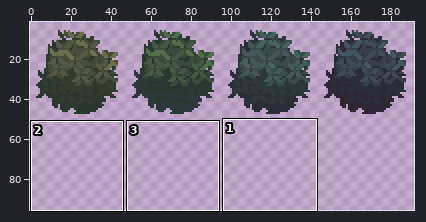
One commit to this pixel-art file: assets/03_backgrounds/bushes.aseprite. The first picture is a wide view before the edit; the outline marks the close-up.
Close-up. Before:
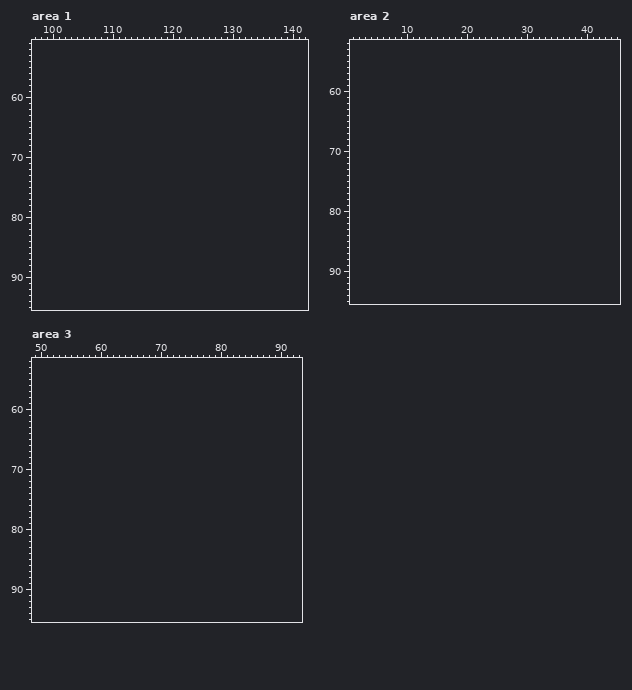
192x48 pixels, 1 frame. Colours within 5 levels of each other are drawn and written as one. Shown: area 1: x 97..142, y 51..95; area 2: x 1..45, y 52..95; area 3: x 49..93, y 52..95. The old version is drawn lined up with the new one, on the new canvas. The wide view leaves out empty margins. The commit also changed other parts of the picture, which this record leaves out.
New version:
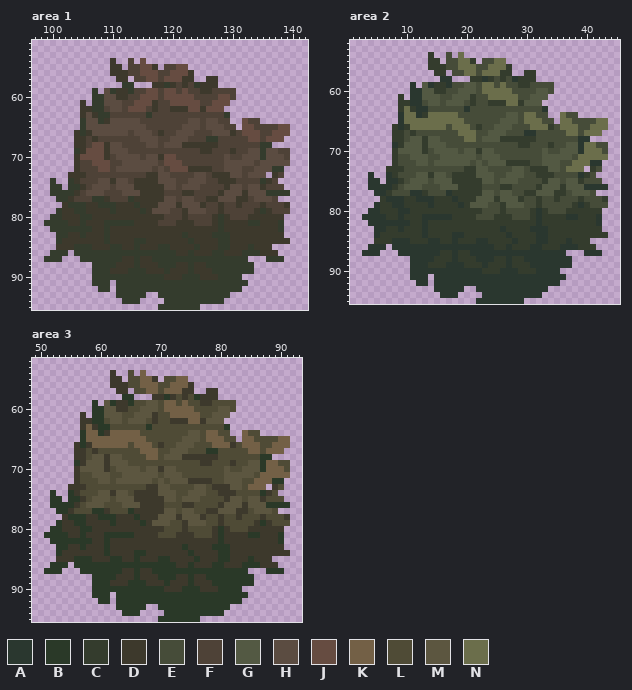
Palette (. is transparent): A #2a372f  B #2a3928  C #343c2d  D #3d392c  E #464c39  F #4e4237  G #535943  H #5b4c41  J #664c41  K #736046  L #4f4b36  M #5c5640  N #6b6e4b
Change:
canvas 192x48 -> 192x96
Changed rows in their new state; - is an unchanged pixel.
Area 1:
first column x 99:
54 -----------D--F-J------------------------
55 -----------DD-FFJJD-FFJJ-----------------
56 -----------DDDFFJJJFFJJJD----------------
57 ------------DD-FFJJFJJJDD--DD------------
58 -------------CC---DDCDFDFCDDD------------
59 --------C-HCDDCFFJJFJJFJFFDDFFFF---------
60 --------CCHHDDFFJJJFJJJJJFFFFJJF---------
61 ------D-CCHHHFFJJJDFFJJJJJFFJJJ----------
62 ------DDCCFHHFJJJFDFFDDDJJDJJJ-----------
63 ------DHDCCFFFFFFCFFFFFFFFFFFFC----------
64 ------CHHCDHHHHHFFFFFFFFHHFHHFF--JFF-----
65 ------CHHHHHHHHHHFFFFFFHHHFHHHFF-JJFFFFJJ
66 -----DCDHHHHHHFHHHFDFFHHHFFFHHHDFJJJFFJJJ
67 -----DDFDFFFFFFFHHHFFHHHFFFCCFFFFFJJFJJJ-
68 -----DDFJJDHHFFFFHHFHHHDDDDDDFFFFFFFCC---
69 -----CDJJJDHHHFFFFFFFFFFFFDDFFFDFFHHCHHFF
70 -----DJJJJDFHHHHFHHDJJFFFFFFFFHFFHHHCHHHF
71 -----DFFJJJFFHHHHHHFJJJFFFFFFFHHHHHFHHHHH
72 -----DFFFJJFHHHHHHFHFJJJDDDDFFHHHFFHHHCC-
73 ----DDDFFFFFFFFFFDDHHFFFFHHFDDDHHFHHH-DF-
74 -C--CDFFFHHDHHFDDDDHHHFFHHHFFDDDFFFFCDF--
75 -CC-CCDFHHHFHHHDDDDDHHFHHHFFFFDHHFHHDFFF-
76 -CCCCDFHHHFFFHHHDDDDFFFDDFFFFDHHHDHHHCCCC
77 --CCDFFFCCDFFFCDDDDDHHFHHFFDDHHHDDFHHHF--
78 ---DCCCDDCCCDDDCDDDHHHDHHHDFFDFFDFFFDFFFD
79 --CDDCCDDDDCDDDDCDHHHFFDHHHFFDFFFFFDCDFFF
80 -CCDDDCCDDDDDDDDDDDDFFFDFFFFDCDFFFDDDDDD-
81 CCCCDDCDDDCCCCCDDDDFFFDDDFFFDCDDDDCCDDDC-
82 -CCCCCCCDDCDDDDDDDDDDDDDDDDDDCDDDDDDDDDC-
83 --CCDDCDDDCDDDDDDDDDDDDCDDDDCCCDDDDDDDDD-
84 --CDDDDDDDCDDDDCCDDDDDDDCDDDDCCDDDDDDDDDD
85 --DDDCCCDDDCCDDCDDDCCDDDDCDDDCCDDDCDDD---
86 -CCC-CCCCCCCCCCCCCCCCCDDCDDDCCDDDCCCDDD--
87 CCC---CCCCCCCDDCDDCCCCCCCCCCCCCCCC---CCC-
88 --------CCCCDDDCDDDCCCDDCDDCCCCCCCC------
89 --------CCCDDDCCCDDDCDDDCDDDCCCCCCC------
90 --------CCCCCCCCCCCCDDDCCCDDDCCCC--------
91 --------CCC-CCCCCCCCCCCCCCCCCCCCCC-------
92 ---------CC-CCCCCCCCCCCCCCCCCCCCC--------
93 ------------CCCCC--CCCCCCCCCCCC----------
94 -------------CCC----CCCCCCCCCC-----------
95 -------------------CCCCCCC---------------
Area 2:
first column x 3:
54 -----------C--E-N------------------------
55 -----------CC-EENNC-EENN-----------------
56 -----------CCCEENNNEENNNC----------------
57 ------------CC-EENNENNNCC--CC------------
58 -------------AA---CCACECEACCC------------
59 --------A-GACCAEEGGENNENEECCEEEE---------
60 --------AAGGCCEEGGGENNNNNEEEEGGE---------
61 ------C-AAGGGEEGGGCEENNNNNEEGGG----------
62 ------CCAAEGGEGGGECEECCCNNCGGG-----------
63 ------CNCAAEEEEEEAEEEEEEEEEEEEA----------
64 ------ANNACNNNNNEEEEEEEEGGENNEE--NEE-----
65 ------ANNNNNNNNNNEEEEEEGGGENNNEE-NNEEEENN
66 -----CACNNNNNNENNNECEEGGGEEENNNCENNNEENNN
67 -----CCECEEEEEEENNNEEGGGEEEAAEEEEENNENNN-
68 -----CCEGGCGGEEEENNEGGGCCCCCCEEEEEEEAA---
69 -----ACGGGCGGGEEEEEEEEEEEECCEEECEEGGANNEE
70 -----CGGGGCEGGGGEGGCGGEEEEEEEEGEEGGGANNNE
71 -----CEEGGGEEGGGGGGEGGGEEEEEEEGGGGGENNNNN
72 -----CEEEGGEGGGGGGEGEGGGCCCCEEGGGEENNNAA-
73 ----CCCEEEEEEEEEECCGGEEEEGGECCCGGENNN-CE-
74 -A--ACEEEGGCGGECCCCGGGEEGGGEECCCEEEEACE--
75 -AA-AACEGGGEGGGCCCCCGGEGGGEEEECGGEGGCEEE-
76 -AAAACEGGGEEEGGGCCCCEEECCEEEECGGGCGGGAAAA
77 --AACEEEAACEEEACCCCCGGEGGEECCGGGCCEGGGE--
78 ---CAAACCAAACCCACCCGGGCGGGCEECEECEEECEEEC
79 --ACCAACCCCACCCCACGGGEECGGGEECEEEEECACEEE
80 -AACCCAACCCCCCCCCCCCEEECEEEECACEEECCCCCC-
81 AAAACCACCCAAAAACCCCEEECCCEEECACCCCAACCCA-
82 -AAAAAAACCACCCCCCCCCCCCCCCCCCACCCCCCCCCA-
83 --AACCACCCACCCCCCCCCCCCACCCCAAACCCCCCCCC-
84 --ACCCCCCCACCCCAACCCCCCCACCCCAACCCCCCCCCC
85 --CCCAAACCCAACCACCCAACCCCACCCAACCCACCC---
86 -AAA-AAAAAAAAAAAAAAAAACCACCCAACCCAAACCC--
87 AAA---AAAAAAACCACCAAAAAAAAAAAAAAAA---AAA-
88 --------AAAACCCACCCAAACCACCAAAAAAAA------
89 --------AAACCCAAACCCACCCACCCAAAAAAA------
90 --------AAAAAAAAAAAACCCAAACCCAAAA--------
91 --------AAA-AAAAAAAAAAAAAAAAAAAAAA-------
92 ---------AA-AAAAAAAAAAAAAAAAAAAAA--------
93 ------------AAAAA--AAAAAAAAAAAA----------
94 -------------AAA----AAAAAAAAAA-----------
95 -------------------AAAAAAAA--------------
Area 3:
first column x 51:
54 -----------D--L-K------------------------
55 -----------DD-LLKKD-LLKK-----------------
56 -----------DDDLLKKKLLKKKD----------------
57 ------------DD-LLKKLKKKDD--DD------------
58 -------------BB---DDBDLDLBDDD------------
59 --------B-MBDDBLLMMLKKLKLLDDLLLL---------
60 --------BBMMDDLLMMMLKKKKKLLLLMML---------
61 ------D-BBMMMLLMMMDLLKKKKKLLMMM----------
62 ------DDBBLMMLMMMLDLLDDDKKDMMM-----------
63 ------DKDBBLLLLLLBLLLLLLLLLLLLB----------
64 ------BKKBDKKKKKLLLLLLLLMMLKKLL--KLL-----
65 ------BKKKKKKKKKKLLLLLLMMMLKKKLL-KKLLLLKK
66 -----DBDKKKKKKLKKKLDLLMMMLLLKKKDLKKKLLKKK
67 -----DDLDLLLLLLLKKKLLMMMLLLBBLLLLLKKLKKK-
68 -----DDLMMDMMLLLLKKLMMMDDDDDDLLLLLLLBB---
69 -----BDMMMDMMMLLLLLLLLLLLLDDLLLDLLMMBKKLL
70 -----DMMMMDLMMMMLMMDMMLLLLLLLLMLLMMMBKKKL
71 -----DLLMMMLLMMMMMMLMMMLLLLLLLMMMMMLKKKKK
72 -----DLLLMMLMMMMMMLMLMMMDDDDLLMMMLLKKKBB-
73 ----DDDLLLLLLLLLLDDMMLLLLMMLDDDMMLKKK-DL-
74 -B--BDLLLMMDMMLDDDDMMMLLMMMLLDDDLLLLBDL--
75 -BB-BBDLMMMLMMMDDDDDMMLMMMLLLLDMMLMMDLLL-
76 -BBBBDLMMMLLLMMMDDDDLLLDDLLLLDMMMDMMMBBBB
77 --BBDLLLBBDLLLBDDDDDMMLMMLLDDMMMDDLMMML--
78 ---DBBBDDBBBDDDBDDDMMMDMMMDLLDLLDLLLDLLLD
79 --BDDBBDDDDBDDDDBDMMMLLDMMMLLDLLLLLDBDLLL
80 -BBDDDBBDDDDDDDDDDDDLLLDLLLLDBDLLLDDDDDD-
81 BBBBDDBDDDBBBBBDDDDLLLDDDLLLDBDDDDBBDDDB-
82 -BBBBBBBDDBDDDDDDDDDDDDDDDDDDBDDDDDDDDDB-
83 --BBDDBDDDBDDDDDDDDDDDDBDDDDBBBDDDDDDDDD-
84 --BDDDDDDDBDDDDBBDDDDDDDBDDDDBBDDDDDDDDDD
85 --DDDBBBDDDBBDDBDDDBBDDDDBDDDBBDDDBDDD---
86 -BBB-BBBBBBBBBBBBBBBBBDDBDDDBBDDDBBBDDD--
87 BBB---BBBBBBBDDBDDBBBBBBBBBBBBBBBB---BBB-
88 --------BBBBDDDBDDDBBBDDBDDBBBBBBBB------
89 --------BBBDDDBBBDDDBDDDBDDDBBBBBBB------
90 --------BBBBBBBBBBBBDDDBBBDDDBBBB--------
91 --------BBB-BBBBBBBBBBBBBBBBBBBBBB-------
92 ---------BB-BBBBBBBBBBBBBBBBBBBBB--------
93 ------------BBBBB--BBBBBBBBBBBB----------
94 -------------BBB----BBBBBBBBBB-----------
95 -------------------BBBBBBB---------------
Boxes around the changes in both close-ups, in picture pixels (x1, y1, x2, y2):
added: (44, 58, 290, 310)
added: (362, 52, 608, 304)
added: (44, 370, 290, 622)
